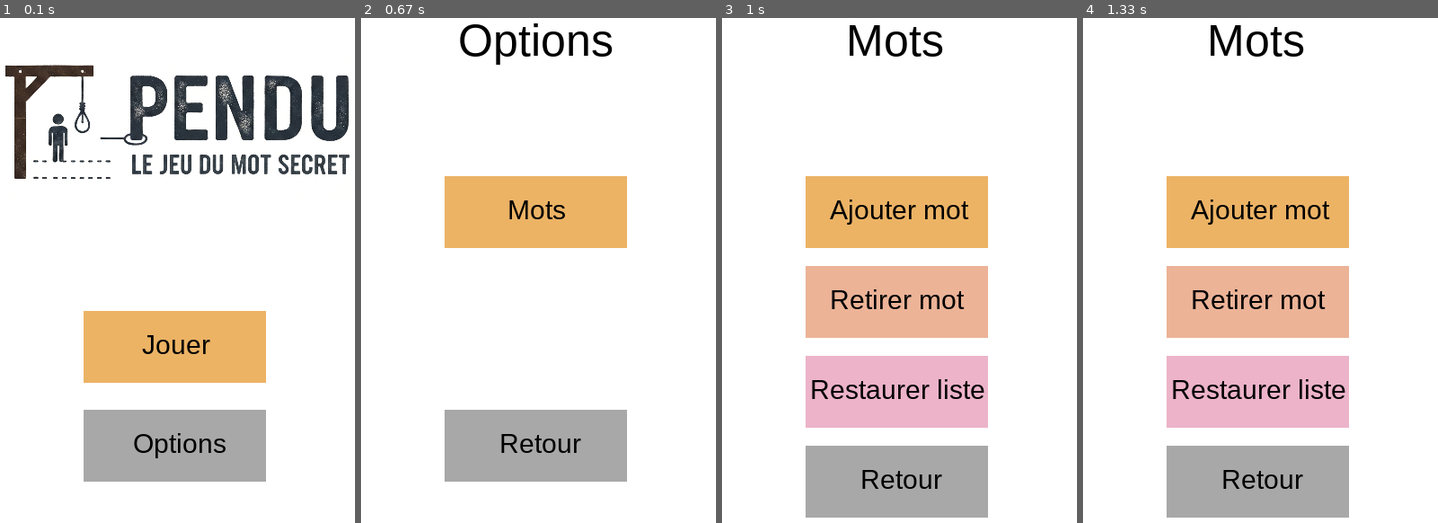
Above: before the commit, frames 1-4 (left to right).
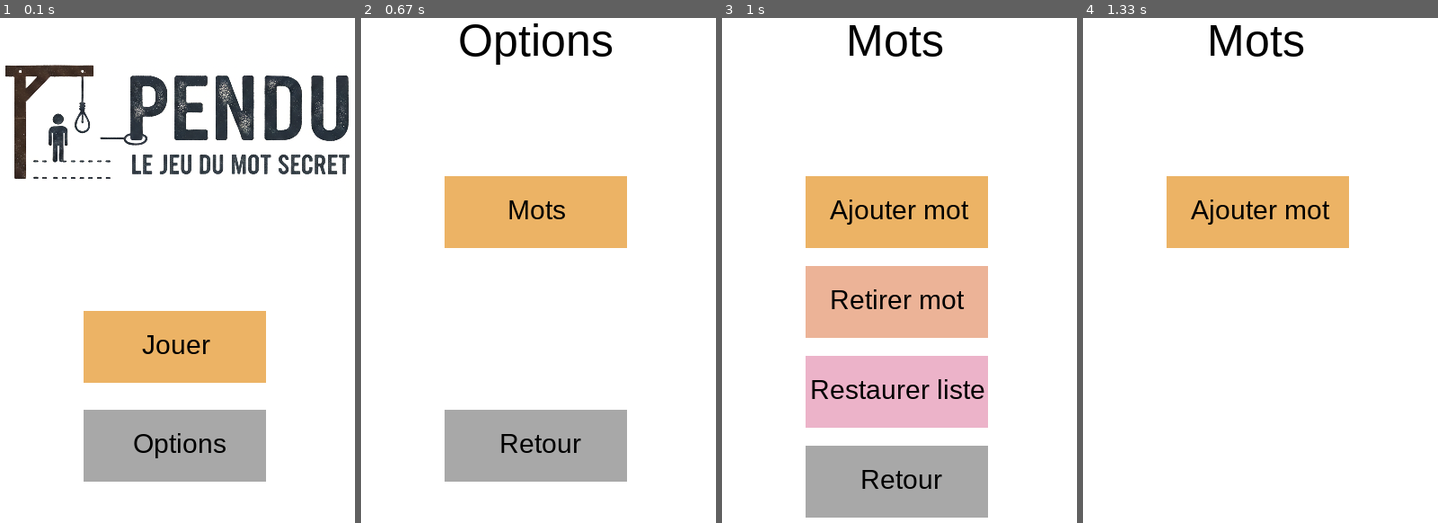
Above: after the commit, the same moments.

Repository: nicolas-riera/pendu
Game: pygame game, started from main.py
Two runs of this game, one before a commit and one after it. Both use one fixed random seed, a clock stepped at 60 frames per second and the inputs below.
Inputs:
- Up to frame 1 (0.1 s): no input
- Up to frame 2 (0.67 s): click "Options" at 0.38 s
- Up to frame 3 (1 s): click "Mots" at 0.88 s
- Up to frame 4 (1.33 s): click "Ajouter mot" at 1.22 s

Frames 1-3 are identical in both runs. In frame 4, 22% of the frame differs, in the area x 23-75%, y 49-99%.

Commit message:
fix(menu): fixed variable name in frenglish

Diff:
--- a/src/lib/menu.py
+++ b/src/lib/menu.py
@@ -22,7 +22,7 @@
 
         # pygame events
 
-        mouseclicked, echappressed = pygame_events()
+        mouseclicked, escpressed = pygame_events()
 
         # Rendering
 
@@ -48,7 +48,7 @@
 
         # Logic
 
-        if echappressed:
+        if escpressed:
             pygame.quit()
             raise SystemExit
 
--- a/src/lib/options.py
+++ b/src/lib/options.py
@@ -21,7 +21,7 @@
 
         # pygame events
 
-        mouseclicked, echappressed = pygame_events()
+        mouseclicked, escpressed = pygame_events()
 
         # Rendering
 
@@ -46,7 +46,7 @@
 
         # Logic
 
-        if echappressed:
+        if escpressed:
             break
 
         if words_button.collidepoint(pygame.mouse.get_pos()) or return_button.collidepoint(pygame.mouse.get_pos()):
@@ -70,7 +70,7 @@
 
         # pygame events
 
-        mouseclicked, echappressed = pygame_events()
+        mouseclicked, escpressed = pygame_events()
 
         # Rendering
 
@@ -102,7 +102,7 @@
 
         # Logic
 
-        if echappressed:
+        if escpressed:
             break
 
         if reset_popup:
@@ -113,8 +113,7 @@
                 if mouseclicked:
                     pygame.mouse.set_cursor(pygame.SYSTEM_CURSOR_ARROW)
                     if add_word_button.collidepoint(pygame.mouse.get_pos()):
-                        print("words")
-                        #add_words_menu(screen, clock, my_fonts)
+                        add_word_menu(screen, clock, my_fonts)
                     elif return_button.collidepoint(pygame.mouse.get_pos()):
                         print("return")
                         break
@@ -133,6 +132,27 @@
 
         pygame.display.flip()
         clock.tick(60)
+
+def add_word_menu(screen, clock, my_fonts):
+
+    while True:
+
+        # pygame events
+
+        mouseclicked, escpressed = pygame_events()
+
+        # Rendering
+
+        screen.fill("white")
+
+        words_title_button_text = my_fonts[1].render("Mots", True, (0, 0, 0))
+        screen.blit(words_title_button_text, (340, 120))
+
+        # Draw.rect(surface, color, (x position, y position, x width, y width))
+        pygame.draw.rect(screen, (236, 179, 101), (295, 300, 203, 80))
+        add_word_button = pygame.Rect((295, 300, 203, 80))
+        add_word_button_text = my_fonts[0].render("Ajouter mot", True, (0, 0, 0))
+        screen.blit(add_word_button_text, (322, 320))
 
 
 def reset_words_menu(screen, clock, my_fonts, mouseclicked):
--- a/src/lib/pygame_events.py
+++ b/src/lib/pygame_events.py
@@ -7,7 +7,7 @@
 def pygame_events():
 
     mouseclicked = False
-    echappressed = False
+    escpressed = False
 
     for event in pygame.event.get():
 
@@ -20,6 +20,6 @@
 
         if event.type == pygame.KEYDOWN:
             if pygame.key.get_pressed()[pygame.K_ESCAPE]:
-                echappressed = True
+                escpressed = True
 
-    return mouseclicked, echappressed
+    return mouseclicked, escpressed
